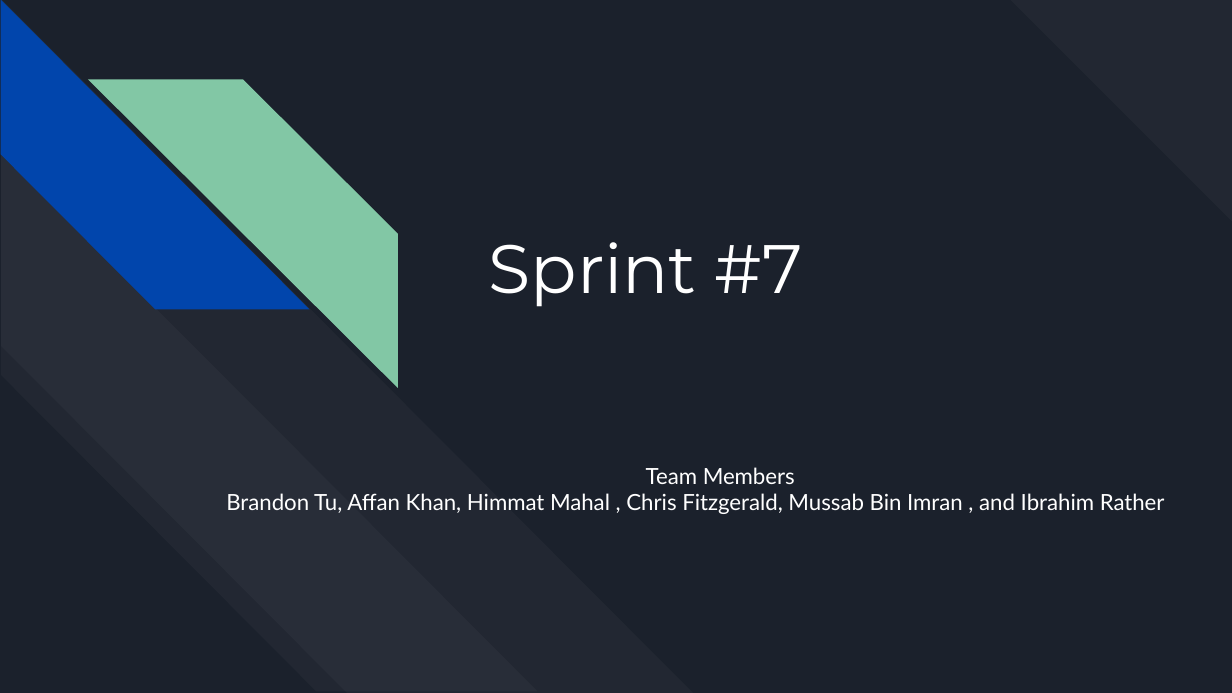
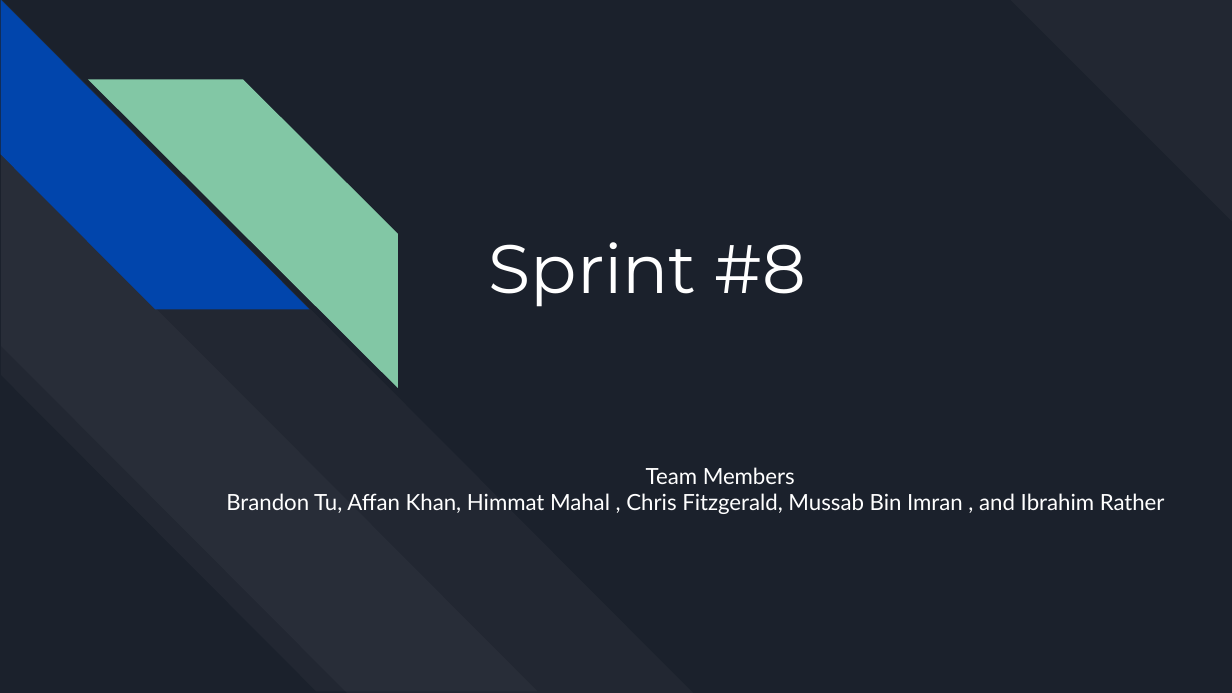
Before and after one commit to irather/Guelph-Scheduler-App, a slide deck: slide 1 of CIS3760_Retro.pptx. Drawn at 1232x693 pixels with LibreOffice and Linux fonts; fonts in the diff are those of the drawing. Boxes give left, top, right and bottom in pixels: in the first picture for what was removed or moved away, otherwise in the second. Text is boxed around its words. In the diff, an @@ line names an element or a change of style, - is before the commit and + after.

```diff
--- a/CIS3760_Retro.pptx
+++ b/CIS3760_Retro.pptx
@@ title at [489,242,806,307]: text changed @@
-Sprint #7
+Sprint #8
```
Also in this commit, not shown: 8 other slides changed, 2 slides added, 2 slides removed.
